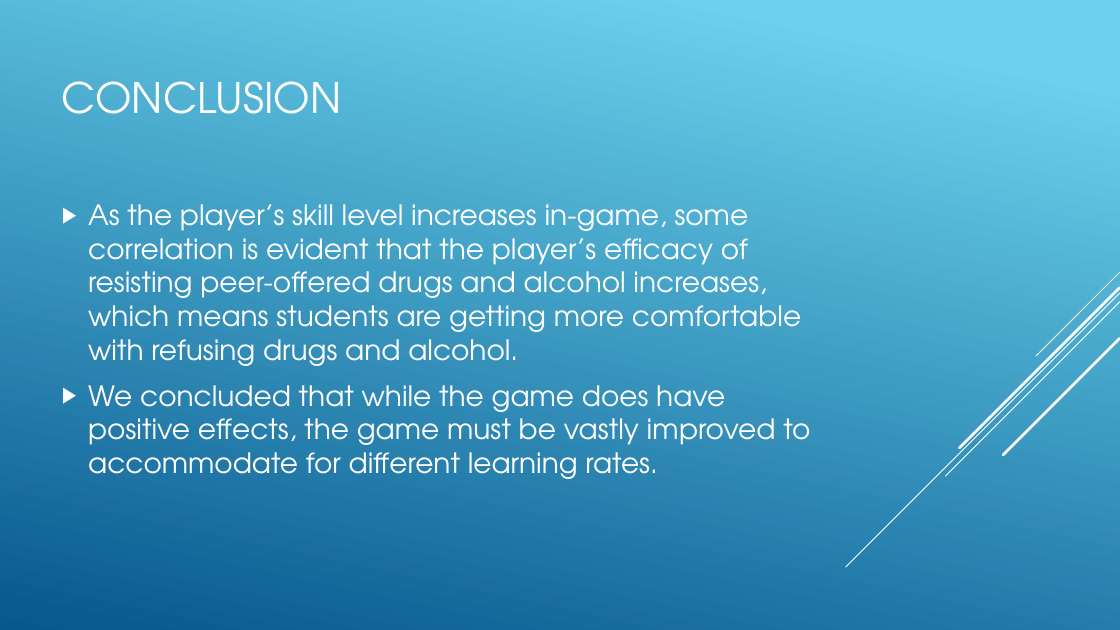
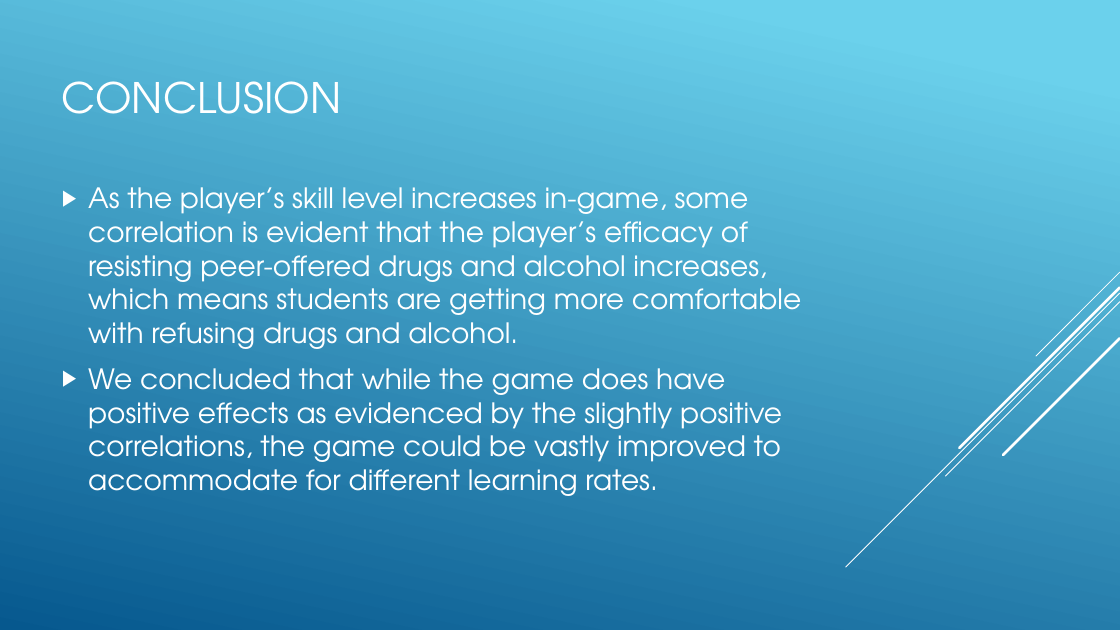
Before and after one commit to natenyahoo/GrandWham, a slide deck: slide 5 of GrandWhamPresentation.pptx (slide 6 before the commit). Drawn at 1120x630 pixels with LibreOffice and Linux fonts; fonts in the diff are those of the drawing. Boxes give left, top, right and bottom in pixels: in the first picture for what was removed or moved away, otherwise in the second. Text is boxed around its words. In the diff, an @@ line names an element or a change of style, - is before the commit and + after.

```diff
--- a/GrandWhamPresentation.pptx
+++ b/GrandWhamPresentation.pptx
@@ text at (x1=88, y1=368, x2=782, y2=496): text changed @@
-▶ We concluded that while the game does have positive effects, the game must be vastly improved to accommodate for different learning rates.
+▶ We concluded that while the game does have positive effects as evidenced by the slightly positive correlations, the game could be vastly improved to accommodate for different learning rates.
```
Also in this commit, not shown: 4 other slides changed, 1 slide removed.
